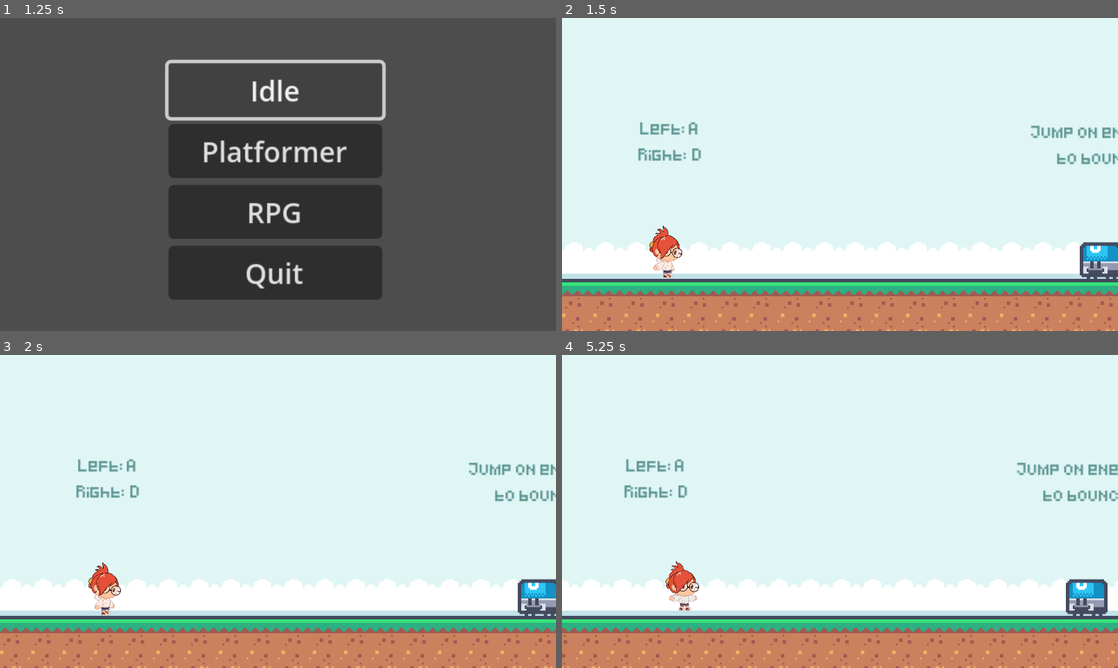
Above: before the commit, frames 1-4 (two rows, left to right).
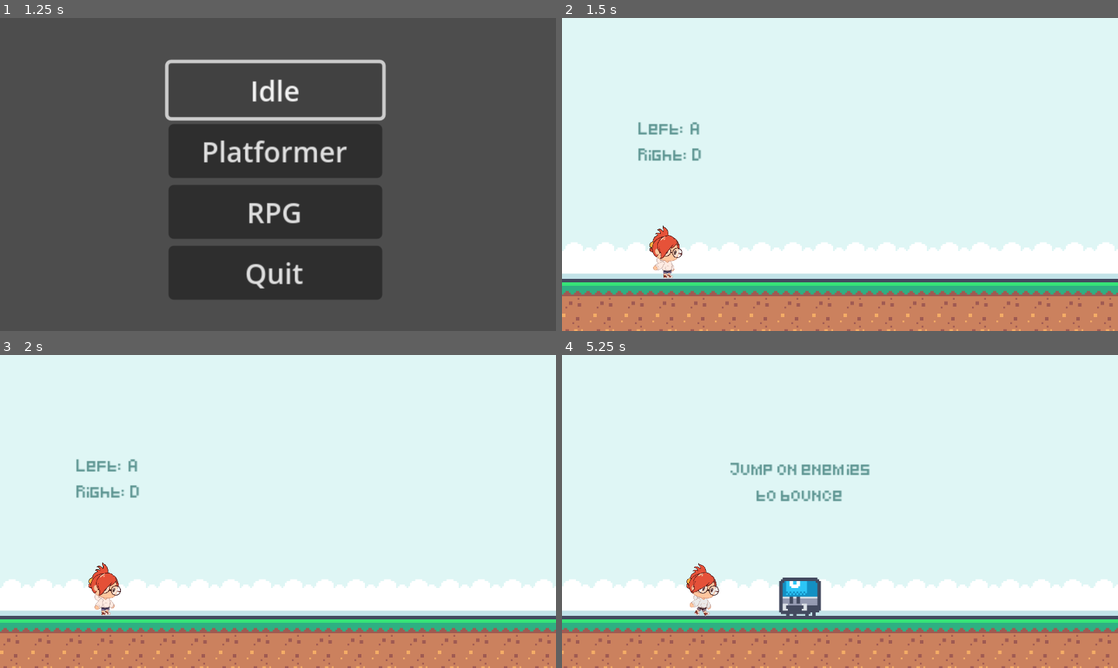
Above: after the commit, the same moments.

Repository: kurse4444/ProjectMorgan
Game: Godot game, scene res://Menu/main_menu.tscn
Same seed, same stepped clock (60 frames per second), same inputs: the game is played once before the commit and once after it. Sound files missing from this copy of the repository are replaced by a short silence.
Inputs (mouse positions are in pixels of both pictures, inside the frame that each line leads up to):
- Up to frame 1 (1.25 s): click "Idle" at 0.5 s
- Up to frame 2 (1.5 s): click "Platformer" at 1.25 s
- Up to frame 3 (2 s): no input
- Up to frame 4 (5.25 s): tap Enter every 0.75 s from 2 to 5 s; move the mouse to (962, 495) at 2.02 s; hold D (run_right) 2.03-3.53 s; right-click (962, 495) at 2.1 s; tap Space (jump) at 2.27, 3.02, 4.52 s; move the mouse to (728, 527) at 2.77 s; tap W (throw_bomb) at 2.85, 4.35 s; move the mouse to (895, 442) at 3.52 s; hold A (run_left) 3.53-4.28 s; right-click (895, 442) at 3.6 s; move the mouse to (812, 574) at 4.27 s; hold D (run_right) from 4.28 s (still down); move the mouse to (1006, 558) at 5.02 s; right-click (1006, 558) at 5.1 s

Frame 1 is identical in both runs. In frame 2, 1.5% of the frame differs, in the area x 13-100%, y 33-84%; in frame 3, 1.5%; in frame 4, 7.4%, in the area x 0-100%, y 33-100%.

Commit message:
one more label

Diff:
--- a/Platformer/Scenes/platformer_level.tscn
+++ b/Platformer/Scenes/platformer_level.tscn
@@ -489,14 +489,14 @@
 theme_override_constants/paragraph_spacing = -6
 theme_override_fonts/font = ExtResource("14_u6jb2")
 theme_override_font_sizes/font_size = 6
-text = "Left: A
+text = "Left:  A
 Right: D"
 horizontal_alignment = 1
 
 [node name="Label2" type="Label" parent="Hints"]
-offset_left = 277.0
+offset_left = 339.0
 offset_top = 85.0
-offset_right = 422.0
+offset_right = 484.0
 offset_bottom = 118.0
 theme_override_colors/font_color = Color(0.3656204, 0.58364093, 0.5716184, 0.99215686)
 theme_override_constants/paragraph_spacing = -6
@@ -570,6 +570,19 @@
 be destroyed"
 horizontal_alignment = 1
 
+[node name="Label8" type="Label" parent="Hints"]
+offset_left = 1108.0
+offset_top = -6.0
+offset_right = 1200.0
+offset_bottom = 27.0
+theme_override_colors/font_color = Color(0.3656204, 0.58364093, 0.5716184, 0.99215686)
+theme_override_constants/paragraph_spacing = -6
+theme_override_fonts/font = ExtResource("14_u6jb2")
+theme_override_font_sizes/font_size = 6
+text = "R: reset level
+M: main menu"
+horizontal_alignment = 1
+
 [node name="UnlockArea2D" parent="." instance=ExtResource("15_7girl")]
 position = Vector2(1482, 121)
 scale = Vector2(1.3838601, 1.3838601)
@@ -640,7 +653,7 @@
 [node name="Enemies" type="Node2D" parent="LevelOne"]
 
 [node name="WalkingEnemy" parent="LevelOne/Enemies" instance=ExtResource("4_jejm7")]
-position = Vector2(349, 168)
+position = Vector2(411, 168)
 behavior = 0
 
 [node name="EnemySpawnPoint" parent="LevelOne/Enemies" instance=ExtResource("6_p88yu")]
